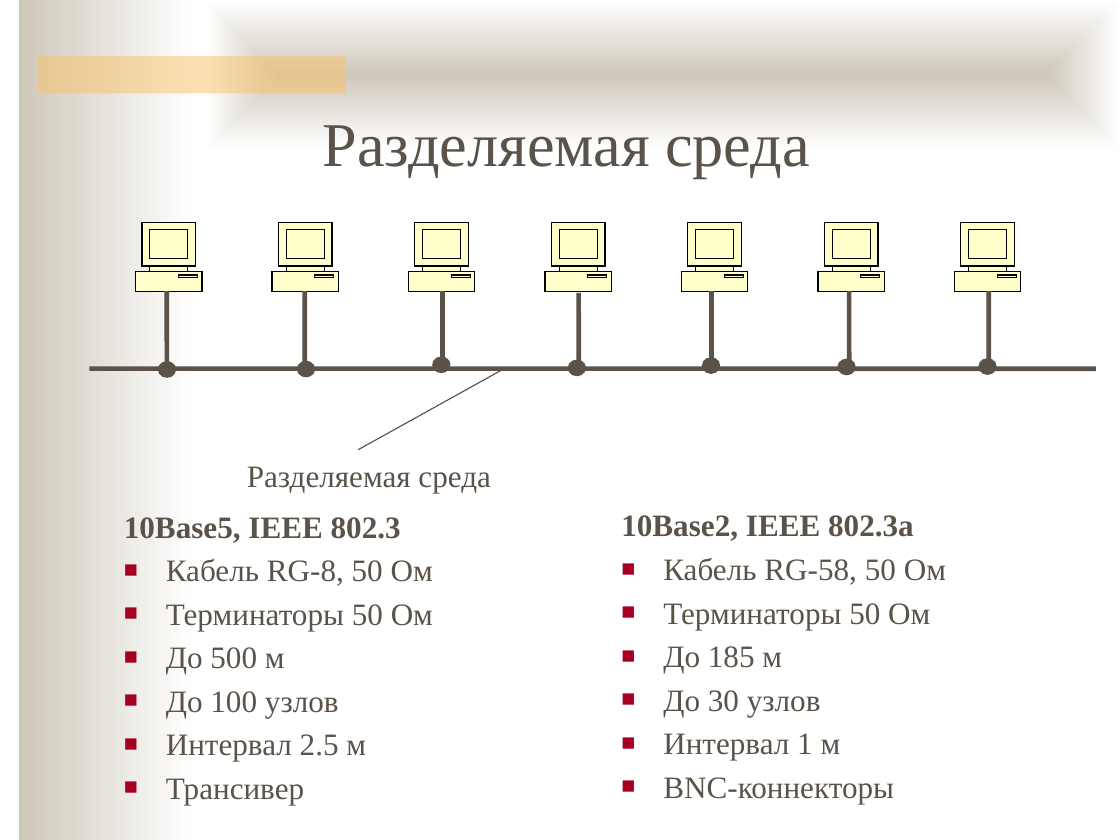
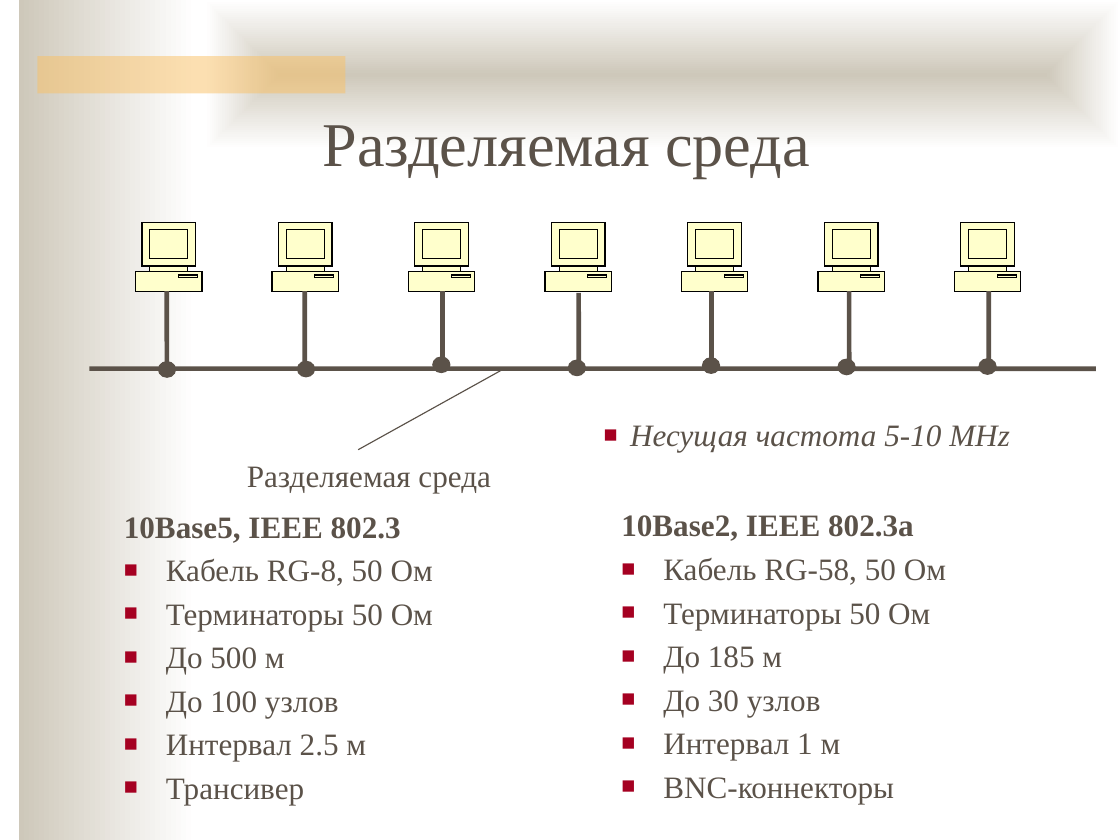
Before and after one commit to ukoloff/nets, a slide deck: slide 10 of 05.pptx. Drawn at 1120x840 pixels with LibreOffice and Linux fonts; fonts in the diff are those of the drawing; background and template pictures are left out. Boxes give left, top, right and bottom in pixels: in the first picture for what was removed or moved away, otherwise in the second. Text is boxed around its words. In the diff, an @@ line names an element or a change of style, - is before the commit and + after.

```diff
--- a/05.pptx
+++ b/05.pptx
@@ text added at <box>630,425,1010,452</box>, 20 pt, text #5B5249, italic @@
+■ Несущая частота 5-10 MHz
```
Also in this commit, not shown: 14 slides added, 1 slide removed.
